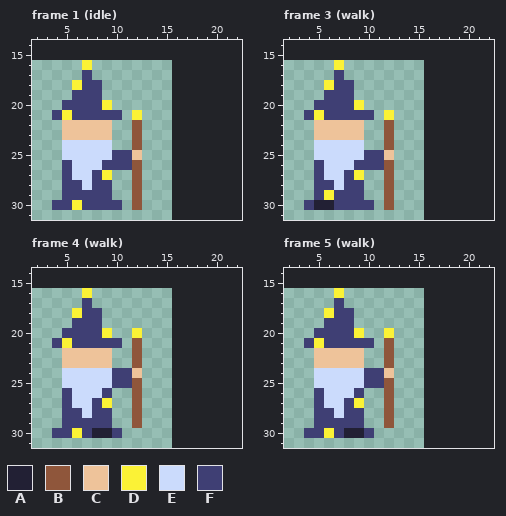
Pixel-art file: source_data/aseprite/mage.aseprite. The first picture shows the starting point.
16x16 pixels, 5 frames. Shown: frame 1 (idle): x 2..22, y 14..31; frame 3 (walk): x 2..22, y 14..31; frame 4 (walk): x 2..22, y 14..31; frame 5 (walk): x 2..22, y 14..31. The old version is drawn lined up with the new one, on the new canvas. The commit also changed other frames, which this record leaves out.
Palette (. is transparent): A #222034  B #8f563b  C #eec39a  D #fbf236  E #cbdbfc  F #3f3f74
Pixels before, frame 1 (idle), first column x 4:
16 ...D.....
17 ...F.....
18 ..DFF....
19 ..FFF....
20 .FFFFD...
21 FDFFFFF.D
22 .CCCCC..B
23 .CCCCC..B
24 .EEEEE..B
25 .EEEEEFFC
26 .FEEEFFFB
27 .FEEFD..B
28 .FFEFF..B
29 .FFFFF..B
30 FFDFFFF.B
Pixels before, frame 3 (walk), first column x 4:
16 ...D.....
17 ...F.....
18 ..DFF....
19 ..FFF....
20 .FFFFD...
21 FDFFFFF.D
22 .CCCCC..B
23 .CCCCC..B
24 .EEEEE..B
25 .EEEEEFFC
26 .FEEEFFFB
27 .FEEFD..B
28 .FFEFF..B
29 .FDFFF..B
30 FAAFFFF.B
Pixels before, frame 4 (walk), first column x 4:
16 ...D.....
17 ...F.....
18 ..DFF....
19 ..FFF....
20 .FFFFD..D
21 FDFFFFF.B
22 .CCCCC..B
23 .CCCCC..B
24 .EEEEEFFC
25 .EEEEEFFB
26 .FEEEF..B
27 .FEEFD..B
28 .FFEFF..B
29 .FFFFF..B
30 FFDFAAF..
Pixels before, frame 5 (walk), first column x 4:
16 ...D.....
17 ...F.....
18 ..DFF....
19 ..FFF....
20 .FFFFD..D
21 FDFFFFF.B
22 .CCCCC..B
23 .CCCCC..B
24 .EEEEEFFC
25 .EEEEEFFB
26 .FEEEF..B
27 .FEEFD..B
28 .FFEFF..B
29 .FFFFF..B
30 FFDFAAF..
Now the later version:
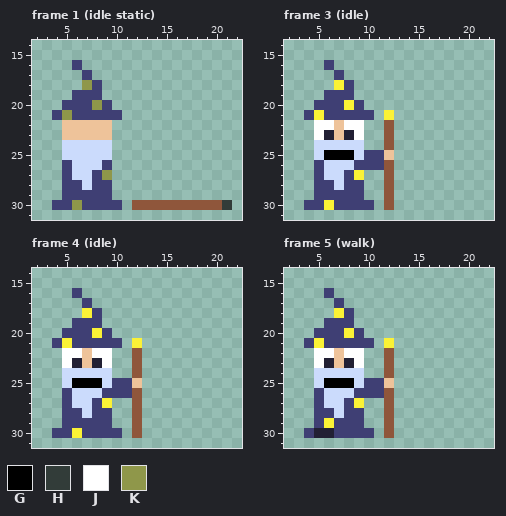
Colours new in this view: G #000000  H #323c39  J #ffffff  K #8f974a
The edit:
canvas 16x16 -> 32x32, the old top-left corner now at 0,16
Changed rows in their new state; - is an unchanged pixel.
Frame 1 (idle static):
first column x 5:
16 -F.--------------
18 -.K--------------
20 ---KF------------
21 K------.---------
22 -------.---------
23 -------.---------
24 -------.---------
25 -----...---------
26 -----...---------
27 ----K--.---------
28 -------.---------
29 -------.---------
30 -K------BBBBBBBBH
Frame 3 (idle):
first column x 5:
16 -F.--
18 -.D--
20 ---DF
22 JJ-JJ
23 JA-AJ
25 -GGG-
first column x 5:
29 -F
30 FD
Frame 4 (idle):
first column x 5:
16 -F.-----
18 -.D-----
20 ---DF--.
21 -------D
22 JJ-JJ---
23 JA-AJ---
24 -----..B
25 -GGG---C
26 -----FF-
first column x 8:
30 FF--B
Frame 5 (walk):
first column x 5:
16 -F.-----
18 -.D-----
20 ---DF--.
21 -------D
22 JJ-JJ---
23 JA-AJ---
24 -----..B
25 -GGG---C
26 -----FF-
29 -D------
30 AA-FF--B
Changed places in both pictures, as pixel boxes (x1, y1, x2, y2):
changed: (62, 60, 232, 210)
changed: (314, 60, 364, 160)
changed: (314, 190, 334, 210)
changed: (62, 288, 142, 438)
changed: (314, 288, 394, 438)
